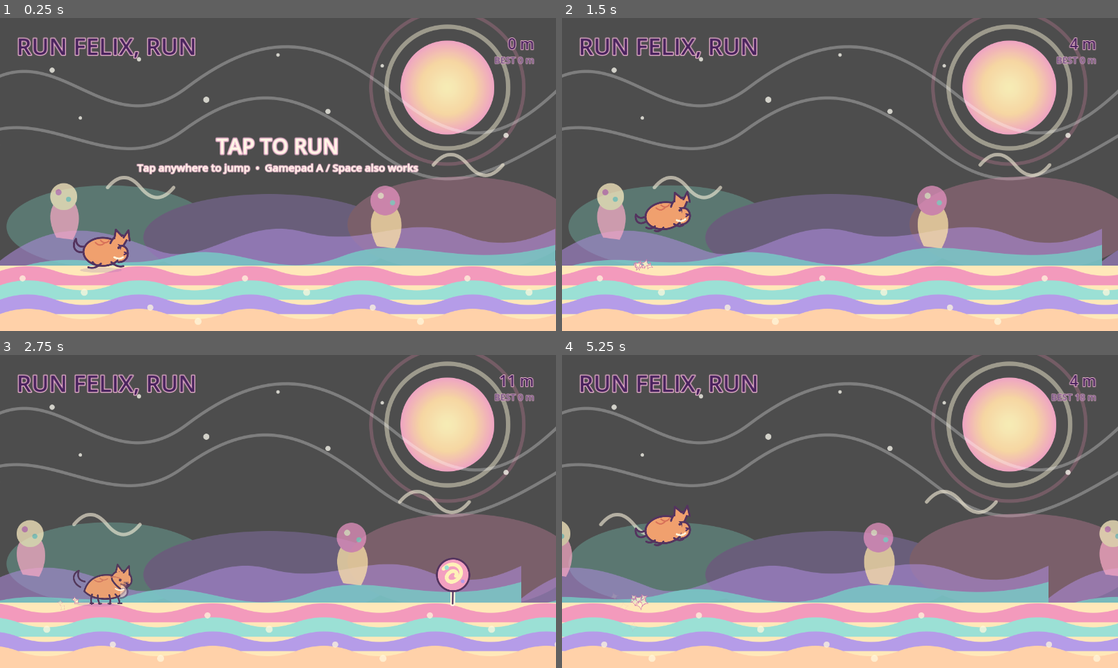
Above: before the commit, frames 1-4 (two rows, left to right).
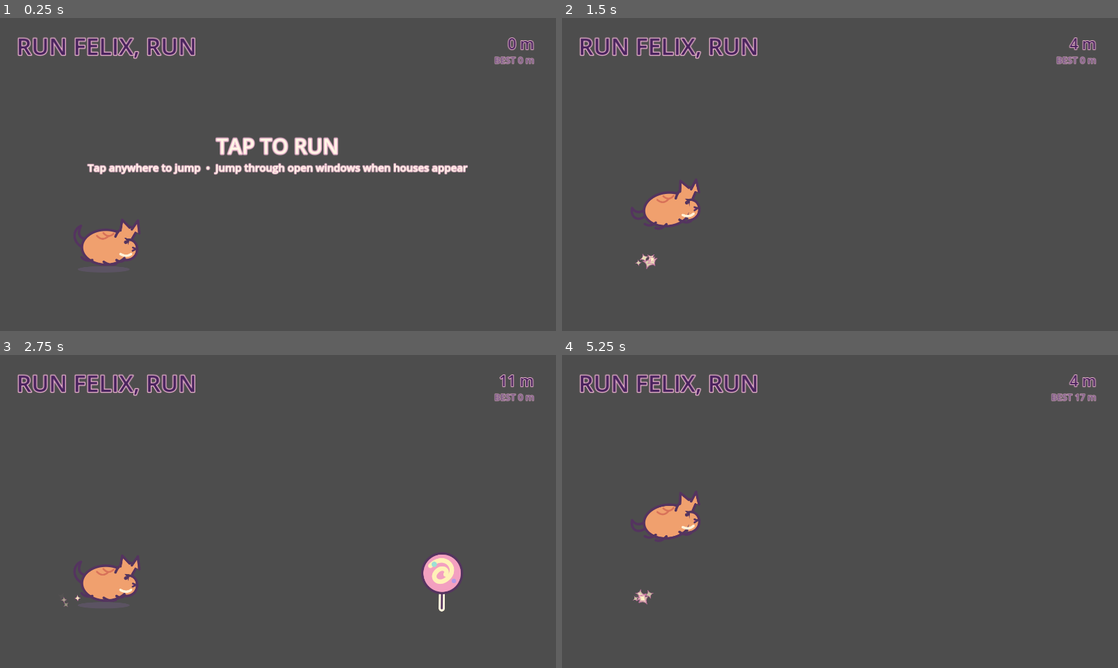
Above: after the commit, the same moments.

Repository: narmanb/godot-android-toolchain
Game: Godot game, scene res://main.tscn
Two runs of this game, one before a commit and one after it. Both use one fixed random seed, a clock stepped at 60 frames per second and the inputs below.
Inputs (mouse positions are in pixels of both pictures, inside the frame that each line leads up to):
- Up to frame 1 (0.25 s): no input
- Up to frame 2 (1.5 s): tap Enter at 0.5 s; move the mouse to (962, 158) at 0.52 s; hold Space (jump) 0.53-1.28 s; click (962, 158) at 0.67 s; move the mouse to (728, 190) at 1.27 s; tap Space (jump) at 1.35 s; click (728, 190) at 1.42 s
- Up to frame 3 (2.75 s): tap Space (jump) at 1.52, 1.82 s; move the mouse to (333, 442) at 2.02 s; hold Space (jump) from 2.03 s (still down); click (333, 442) at 2.17 s
- Up to frame 4 (5.25 s): move the mouse to (812, 574) at 2.77 s; release Space (jump) at 2.78 s; tap Space (jump) at 2.85, 3.02, 3.32, 4.35, 4.52, 4.82 s; click (812, 574) at 2.92 s; move the mouse to (1006, 558) at 3.52 s; hold Space (jump) 3.53-4.28 s; click (1006, 558) at 3.67 s; tap Enter at 4.25 s; move the mouse to (673, 464) at 4.27 s; click (673, 464) at 4.42 s; move the mouse to (867, 511) at 5.02 s; hold Space (jump) from 5.03 s (still down); click (867, 511) at 5.17 s

The runs differ from the first frame. In frame 1, 53% of the frame differs, in the area x 0-100%, y 0-100%; in frame 2, 52%; in frame 3, 52%; in frame 4, 53%.

Commit message:
Add realistic pastel yard and house-running environment system

Diff:
--- a/run-felix-run/game.gd
+++ b/run-felix-run/game.gd
@@ -2,14 +2,15 @@
 
 const VIEW_W := 1280.0
 const VIEW_H := 720.0
-const GROUND_Y := 570.0
-const FELIX_X := 235.0
-const FELIX_SCALE := 0.66
-const GRAVITY := 2600.0
-const JUMP_SPEED := -930.0
-const MAX_FALL_SPEED := 1700.0
+const GROUND_Y := 572.0
+const FELIX_X := 242.0
+const FELIX_SCALE := 0.82
+const GRAVITY := 2700.0
+const JUMP_SPEED := -990.0
+const MAX_FALL_SPEED := 1780.0
 const COYOTE_TIME := 0.10
 const JUMP_BUFFER := 0.11
+const HOUSE_MODE_DURATION := 6.4
 
 var felix: AnimatedSprite2D
 var felix_y := 0.0
@@ -24,7 +25,7 @@
 var elapsed := 0.0
 var distance := 0.0
 var world_speed := 500.0
-var spawn_timer := 1.6
+var spawn_timer := 1.5
 var obstacles: Array = []
 var ground_tiles: Array[Sprite2D] = []
 var mid_tiles: Array[Sprite2D] = []
@@ -39,7 +40,21 @@
 var rng := RandomNumberGenerator.new()
 
 var sparkle_tex: Texture2D
-var obstacle_textures: Array[Texture2D] = []
+var yard_obstacle_textures: Array[Texture2D] = []
+var house_obstacle_textures: Array[Texture2D] = []
+
+var far_bg: Sprite2D
+var mode := "yard"
+var house_mode_left := 0.0
+var house_cooldown := 360.0
+var interior_notice_left := 0.0
+
+const YARD_FAR := "res://assets/yard_bg_far.svg"
+const YARD_MID := "res://assets/yard_bg_mid.svg"
+const YARD_GROUND := "res://assets/yard_ground_tile.svg"
+const HOUSE_FAR := "res://assets/house_bg_far.svg"
+const HOUSE_MID := "res://assets/house_bg_mid.svg"
+const HOUSE_GROUND := "res://assets/house_ground_tile.svg"
 
 func _ready() -> void:
     rng.randomize()
@@ -48,15 +63,13 @@
     _reset_run(false)
 
 func _build_world() -> void:
-    var bg := Sprite2D.new()
-    bg.texture = load("res://assets/bg_far.svg")
-    bg.position = Vector2(VIEW_W * 0.5, VIEW_H * 0.5)
-    bg.z_index = -30
-    add_child(bg)
+    far_bg = Sprite2D.new()
+    far_bg.position = Vector2(VIEW_W * 0.5, VIEW_H * 0.5)
+    far_bg.z_index = -30
+    add_child(far_bg)
 
     for i in range(2):
         var mid := Sprite2D.new()
-        mid.texture = load("res://assets/bg_mid.svg")
         mid.position = Vector2(VIEW_W * 0.5 + i * VIEW_W, VIEW_H * 0.5)
         mid.z_index = -20
         add_child(mid)
@@ -64,23 +77,27 @@
 
     for i in range(4):
         var tile := Sprite2D.new()
-        tile.texture = load("res://assets/ground_tile.svg")
         tile.position = Vector2(256.0 + i * 512.0, 645.0)
         tile.z_index = 2
         add_child(tile)
         ground_tiles.append(tile)
 
     sparkle_tex = load("res://assets/sparkle.svg")
-    obstacle_textures = [
+    yard_obstacle_textures = [
         load("res://assets/obstacle_flower.svg"),
         load("res://assets/obstacle_crystal.svg"),
         load("res://assets/obstacle_lollipop.svg")
     ]
+    house_obstacle_textures = [
+        load("res://assets/house_obstacle_box.svg"),
+        load("res://assets/house_obstacle_stool.svg"),
+        load("res://assets/house_obstacle_toy.svg")
+    ]
 
     felix = AnimatedSprite2D.new()
     var frames := SpriteFrames.new()
     frames.add_animation("run")
-    frames.set_animation_speed("run", 11.0)
+    frames.set_animation_speed("run", 13.0)
     frames.set_animation_loop("run", true)
     frames.add_frame("run", load("res://assets/felix_run_1.svg"))
     frames.add_frame("run", load("res://assets/felix_run_2.svg"))
@@ -97,8 +114,9 @@
     add_child(felix)
     felix.play("run")
 
-    felix_rest_y = GROUND_Y - 122.0 * FELIX_SCALE * 0.5
+    felix_rest_y = GROUND_Y - 126.0 * FELIX_SCALE * 0.5
     _make_ui()
+    _apply_environment_visuals("yard")
 
 func _make_ui() -> void:
     title_label = _new_label("RUN FELIX, RUN", 54, Vector2(38, 26), Color("#4a235e"), 8)
@@ -119,7 +137,7 @@
     message_label.size = Vector2(VIEW_W, 65)
     message_label.z_index = 30
 
-    submessage_label = _new_label("Tap anywhere to jump  •  Gamepad A / Space also works", 24, Vector2(0, 326), Color("#fff8e7"), 6)
+    submessage_label = _new_label("Tap anywhere to jump  •  Felix now runs through pastel neighborhood yards", 24, Vector2(0, 326), Color("#fff8e7"), 6)
     submessage_label.horizontal_alignment = HORIZONTAL_ALIGNMENT_CENTER
     submessage_label.size = Vector2(VIEW_W, 48)
     submessage_label.z_index = 30
@@ -201,9 +219,21 @@
 
     felix.position.y = felix_y
 
-    world_speed = minf(785.0, 500.0 + distance * 0.85)
+    world_speed = minf(810.0, 500.0 + distance * 0.84)
     distance += world_speed * delta / 100.0
     score_label.text = "%d m" % int(distance)
+
+    if house_cooldown > 0.0:
+        house_cooldown -= world_speed * delta / 100.0
+    if house_mode_left > 0.0:
+        house_mode_left -= delta
+        if house_mode_left <= 0.0:
+            _leave_house()
+    if interior_notice_left > 0.0:
+        interior_notice_left -= delta
+        if interior_notice_left <= 0.0 and not dead and running:
+            message_label.visible = false
+            submessage_label.visible = false
 
     _scroll_ground(delta)
     _update_obstacles(delta)
@@ -211,11 +241,13 @@
     spawn_timer -= delta
     if spawn_timer <= 0.0:
         _spawn_obstacle()
-        var pace := clampf((world_speed - 500.0) / 285.0, 0.0, 1.0)
-        spawn_timer = rng.randf_range(1.35, 2.25) - pace * 0.18
-
-    if on_ground and rng.randf() < delta * 10.0:
-        _spawn_sparkle(Vector2(FELIX_X - 58.0, felix_y + 37.0), 0.42, 0.65)
+        var pace := clampf((world_speed - 500.0) / 310.0, 0.0, 1.0)
+        spawn_timer = rng.randf_range(1.25, 2.05) - pace * 0.16
+        if mode == "house":
+            spawn_timer -= 0.07
+
+    if on_ground and rng.randf() < delta * 11.0:
+        _spawn_sparkle(Vector2(FELIX_X - 60.0, felix_y + 42.0), 0.42, 0.65)
 
     _check_collisions()
 
@@ -224,10 +256,49 @@
     on_ground = false
     felix.play("jump")
     for i in range(5):
-        _spawn_sparkle(Vector2(FELIX_X - 42.0 + rng.randf_range(-12.0, 16.0), felix_y + 38.0), rng.randf_range(0.5, 0.9), rng.randf_range(0.55, 0.95))
+        _spawn_sparkle(Vector2(FELIX_X - 40.0 + rng.randf_range(-12.0, 16.0), felix_y + 40.0), rng.randf_range(0.5, 0.9), rng.randf_range(0.55, 0.95))
+
+func _apply_environment_visuals(new_mode: String) -> void:
+    mode = new_mode
+    if mode == "yard":
+        far_bg.texture = load(YARD_FAR)
+        for mid in mid_tiles:
+            mid.texture = load(YARD_MID)
+        for tile in ground_tiles:
+            tile.texture = load(YARD_GROUND)
+    else:
+        far_bg.texture = load(HOUSE_FAR)
+        for mid in mid_tiles:
+            mid.texture = load(HOUSE_MID)
+        for tile in ground_tiles:
+            tile.texture = load(HOUSE_GROUND)
+
+func _enter_house() -> void:
+    house_mode_left = HOUSE_MODE_DURATION
+    _apply_environment_visuals("house")
+    for i in range(8):
+        _spawn_sparkle(Vector2(FELIX_X + rng.randf_range(-30.0, 50.0), felix_y + rng.randf_range(-40.0, 26.0)), rng.randf_range(0.55, 1.0), rng.randf_range(0.6, 1.05))
+    message_label.text = "THROUGH THE WINDOW!"
+    submessage_label.text = "Felix is tearing through the house"
+    message_label.visible = true
+    submessage_label.visible = true
+    interior_notice_left = 1.0
+
+func _leave_house() -> void:
+    _apply_environment_visuals("yard")
+    house_cooldown = 400.0 + rng.randf_range(0.0, 120.0)
+    for i in range(8):
+        _spawn_sparkle(Vector2(FELIX_X + rng.randf_range(-30.0, 50.0), felix_y + rng.randf_range(-36.0, 22.0)), rng.randf_range(0.55, 1.0), rng.randf_range(0.6, 1.0))
+    message_label.text = "BACK OUTSIDE!"
+    submessage_label.text = "Pastel yard sprint resumed"
+    message_label.visible = true
+    submessage_label.visible = true
+    interior_notice_left = 0.9
 
 func _update_background(delta: float) -> void:
-    var mid_speed := 34.0 if running and not dead else 9.0
+    var mid_speed := 44.0 if running and not dead else 10.0
+    if mode == "house":
+        mid_speed = 26.0 if running and not dead else 6.0
     for mid in mid_tiles:
         mid.position.x -= mid_speed * delta
         if mid.position.x <= -VIEW_W * 0.5:
@@ -245,21 +316,57 @@
             rightmost = tile.position.x
 
 func _spawn_obstacle() -> void:
-    var type := rng.randi_range(0, obstacle_textures.size() - 1)
+    if mode == "yard" and house_cooldown <= 0.0 and distance > 60.0 and rng.randf() < 0.22:
+        _spawn_house_entry()
+        house_cooldown = 99999.0
+        return
+
+    if mode == "yard":
+        var yard_type: int = rng.randi_range(0, yard_obstacle_textures.size() - 1)
+        var yard_scale: float = [0.8, 0.86, 0.88][yard_type]
+        var yard_h: float = [150.0, 146.0, 120.0][yard_type] * yard_scale
+        var yard_w: float = [104.0, 82.0, 118.0][yard_type] * yard_scale
+        _add_simple_obstacle(yard_obstacle_textures[yard_type], yard_w, yard_h, yard_scale, GROUND_Y - yard_h * 0.5 + 3.0, "yard")
+    else:
+        var house_type: int = rng.randi_range(0, house_obstacle_textures.size() - 1)
+        var house_scale: float = [0.86, 0.8, 0.76][house_type]
+        var house_h: float = [110.0, 98.0, 92.0][house_type] * house_scale
+        var house_w: float = [104.0, 90.0, 96.0][house_type] * house_scale
+        _add_simple_obstacle(house_obstacle_textures[house_type], house_w, house_h, house_scale, GROUND_Y - house_h * 0.5 + 2.0, "house")
+
+func _add_simple_obstacle(texture: Texture2D, w: float, h: float, scale_value: float, y_pos: float, env: String) -> void:
     var sprite := Sprite2D.new()
-    sprite.texture = obstacle_textures[type]
-    sprite.position.x = VIEW_W + 110.0
+    sprite.texture = texture
+    sprite.position = Vector2(VIEW_W + 110.0, y_pos)
+    sprite.scale = Vector2.ONE * scale_value
     sprite.z_index = 4
-    var scale_value: float = [0.72, 0.66, 0.72][type]
-    sprite.scale = Vector2.ONE * scale_value
-    var h: float = [132.0, 150.0, 146.0][type] * scale_value
-    sprite.position.y = GROUND_Y - h * 0.5 + 5.0
     add_child(sprite)
     obstacles.append({
+        "kind": "normal",
         "sprite": sprite,
-        "type": type,
-        "w": [92.0, 90.0, 76.0][type] * scale_value,
-        "h": h * 0.82
+        "w": w,
+        "h": h * 0.84,
+        "env": env
+    })
+
+func _spawn_house_entry() -> void:
+    var sprite := Sprite2D.new()
+    sprite.texture = load("res://assets/house_entry.svg")
+    sprite.position = Vector2(VIEW_W + 170.0, 430.0)
+    sprite.scale = Vector2.ONE * 1.0
+    sprite.z_index = 3
+    add_child(sprite)
+    obstacles.append({
+        "kind": "house_entry",
+        "sprite": sprite,
+        "entered": false,
+        "w": 250.0,
+        "h": 250.0,
+        "opening": Rect2(-38.0, -72.0, 92.0, 100.0),
+        "solid_top": Rect2(-125.0, -128.0, 250.0, 56.0),
+        "solid_bottom": Rect2(-125.0, 28.0, 250.0, 100.0),
+        "solid_left": Rect2(-125.0, -72.0, 70.0, 100.0),
+        "solid_right": Rect2(54.0, -72.0, 71.0, 100.0)
     })
 
 func _update_obstacles(delta: float) -> void:
@@ -267,24 +374,50 @@
         var ob = obstacles[i]
         var sprite: Sprite2D = ob["sprite"]
         sprite.position.x -= world_speed * delta
-        sprite.rotation = sin(elapsed * 3.0 + float(i)) * 0.018
-        if sprite.position.x < -140.0:
+        if ob["kind"] == "normal":
+            sprite.rotation = sin(elapsed * 3.0 + float(i)) * 0.012
+        else:
+            sprite.rotation = 0.0
+            var opening: Rect2 = ob["opening"]
+            var window_rect := Rect2(sprite.position.x + opening.position.x, sprite.position.y + opening.position.y, opening.size.x, opening.size.y)
+            if not bool(ob["entered"]) and _felix_rect().intersects(window_rect):
+                ob["entered"] = true
+                obstacles[i] = ob
+            if sprite.position.x < FELIX_X - 170.0 and bool(ob["entered"]):
+                sprite.queue_free()
+                obstacles.remove_at(i)
+                _enter_house()
+                continue
+        if sprite.position.x < -260.0:
             sprite.queue_free()
             obstacles.remove_at(i)
 
 func _felix_rect() -> Rect2:
-    return Rect2(FELIX_X - 38.0, felix_y - 41.0, 78.0, 77.0)
+    return Rect2(FELIX_X - 42.0, felix_y - 42.0, 84.0, 82.0)
 
 func _check_collisions() -> void:
     var f_rect := _felix_rect()
     for ob in obstacles:
         var sprite: Sprite2D = ob["sprite"]
-        var w: float = ob["w"]
-        var h: float = ob["h"]
-        var o_rect := Rect2(sprite.position.x - w * 0.5, sprite.position.y - h * 0.5, w, h)
-        if f_rect.intersects(o_rect):
-            _game_over()
-            return
+        if ob["kind"] == "house_entry":
+            var top_local: Rect2 = ob["solid_top"]
+            var bottom_local: Rect2 = ob["solid_bottom"]
+            var left_local: Rect2 = ob["solid_left"]
+            var right_local: Rect2 = ob["solid_right"]
+            var top_rect := Rect2(sprite.position.x + top_local.position.x, sprite.position.y + top_local.position.y, top_local.size.x, top_local.size.y)
+            var bottom_rect := Rect2(sprite.position.x + bottom_local.position.x, sprite.position.y + bottom_local.position.y, bottom_local.size.x, bottom_local.size.y)
+            var left_rect := Rect2(sprite.position.x + left_local.position.x, sprite.position.y + left_local.position.y, left_local.size.x, left_local.size.y)
+            var right_rect := Rect2(sprite.position.x + right_local.position.x, sprite.position.y + right_local.position.y, right_local.size.x, right_local.size.y)
+            if f_rect.intersects(top_rect) or f_rect.intersects(bottom_rect) or f_rect.intersects(left_rect) or f_rect.intersects(right_rect):
+                _game_over()
+                return
+        else:
+            var w: float = ob["w"]
+            var h: float = ob["h"]
+            var o_rect := Rect2(sprite.position.x - w * 0.5, sprite.position.y - h * 0.5, w, h)
+            if f_rect.intersects(o_rect):
+                _game_over()
+                return
 
 func _game_over() -> void:
     dead = true
@@ -307,17 +440,21 @@
     obstacles.clear()
     distance = 0.0
     world_speed = 500.0
-    spawn_timer = 1.5
+    spawn_timer = 1.45
     dead = false
     running = start_immediately
     on_ground = true
     felix_vy = 0.0
     felix_y = felix_rest_y
+    house_mode_left = 0.0
+    house_cooldown = 330.0
+    interior_notice_left = 0.0
+    _apply_environment_visuals("yard")
     felix.position = Vector2(FELIX_X, felix_y)
     felix.play("run")
     score_label.text = "0 m"
     message_label.text = "TAP TO RUN"
-    submessage_label.text = "Tap anywhere to jump  •  Gamepad A / Space also works"
+    submessage_label.text = "Tap anywhere to jump  •  Jump through open windows when houses appear"
     message_label.visible = not start_immediately
     submessage_label.visible = not start_immediately
 
